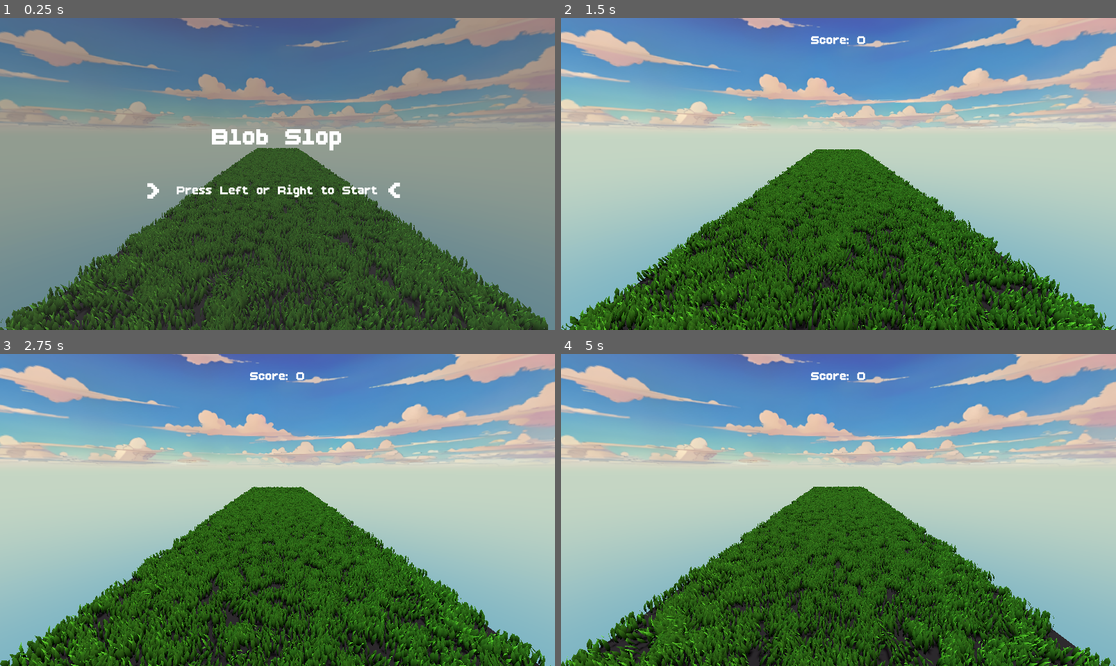
Above: before the commit, frames 1-4 (two rows, left to right).
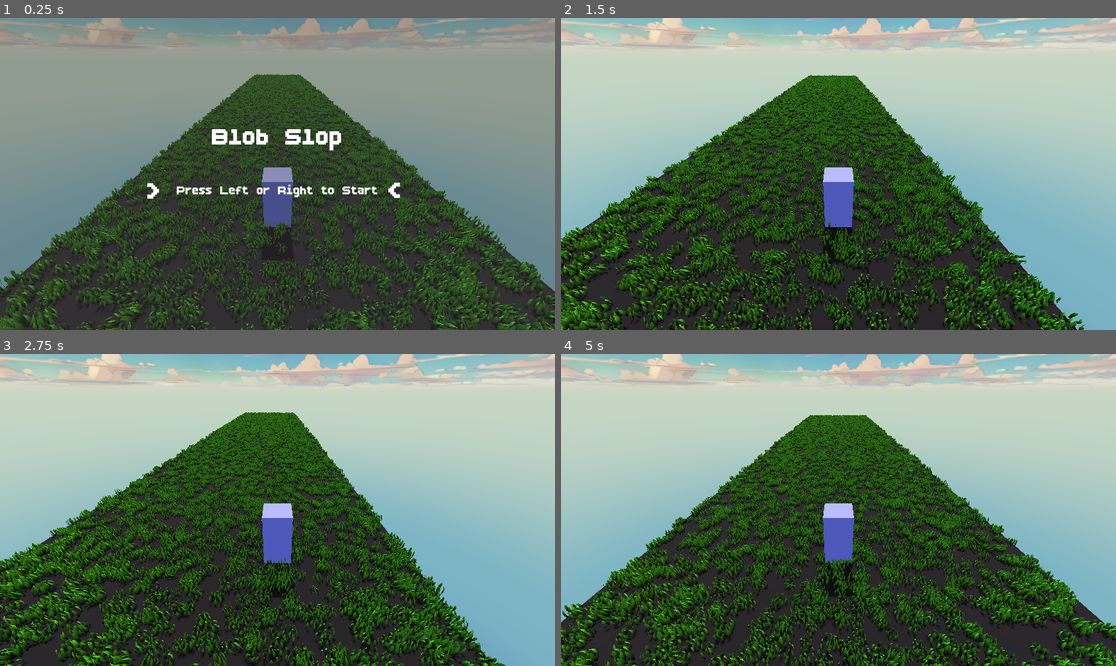
Above: after the commit, the same moments.

Repository: zidaneho/blob-slop
Game: Godot game, scene res://scenes/main.tscn
Two runs of this game, one before a commit and one after it. Both use one fixed random seed, a clock stepped at 60 frames per second and the inputs below.
Inputs:
- Up to frame 1 (0.25 s): no input
- Up to frame 2 (1.5 s): hold Right (right) 0.53-1.28 s; hold Left (left) from 1.28 s (still down)
- Up to frame 3 (2.75 s): release Left (left) at 2.03 s; hold Right (right) from 2.03 s (still down)
- Up to frame 4 (5 s): release Right (right) at 3.53 s; hold Left (left) from 3.53 s (still down)

The runs differ from the first frame. In frame 1, 63% of the frame differs, in the area x 0-100%, y 0-100%; in frame 2, 86%; in frame 3, 86%; in frame 4, 88%.

Commit message:
added gates, player, units

Diff:
--- /dev/null
+++ b/components/blobs/Unit.gd
@@ -0,0 +1,74 @@
+class_name Unit extends Node3D
+
+# --- VISUAL SETTINGS ---
+@export var smoothing_speed: float = 10.0
+@export var attack_cooldown: float = 0.5
+
+# --- STATE (Managed by Player) ---
+var target_position: Vector3 = Vector3.ZERO
+var target_enemy: Node3D = null
+var can_shoot: bool = true
+
+# --- COMPONENTS ---
+@onready var model = $MeshInstance3D # Assuming you have a mesh child
+# @onready var gun_tip = $GunTip # Optional: spawn point for bullets
+
+func _ready():
+	# Detach from parent visually to allow smooth movement in world space
+	set_as_top_level(true)
+	# Start at the player's position to avoid "flying in" from (0,0,0)
+	global_position = get_parent().global_position
+
+func _process(delta):
+	# 1. MOVEMENT (Visual Interpolation)
+	# The unit blindly slides towards where the Player tells it to be.
+	# This is much cheaper than pathfinding or rigid body physics for every unit.
+	global_position = global_position.lerp(target_position, delta * smoothing_speed)
+
+	# 2. ROTATION
+	# Look at the enemy if we have one, otherwise look forward
+	if is_instance_valid(target_enemy):
+		look_at_target(target_enemy.global_position, delta)
+	else:
+		# Optional: Look in movement direction
+		var move_dir = target_position - global_position
+		if move_dir.length() > 0.1:
+			look_at_target(global_position + move_dir, delta)
+
+func look_at_target(target_pos: Vector3, delta: float):
+	# Smooth look_at to prevent jitter
+	var look_pos = Vector3(target_pos.x, global_position.y, target_pos.z)
+	var current_transform = global_transform
+	var target_transform = current_transform.looking_at(look_pos, Vector3.UP)
+	global_transform = current_transform.interpolate_with(target_transform, delta * 10.0)
+
+# --- COMMANDS (Called by Player) ---
+
+func set_formation_target(pos: Vector3):
+	target_position = pos
+
+func assign_target(enemy: Node3D):
+	target_enemy = enemy
+
+func trigger_attack():
+	if not can_shoot: return
+
+	# VISUAL ONLY: Play animation, squash/stretch, or spawn particle
+	_play_shoot_visuals()
+
+	# Reset Cooldown
+	can_shoot = false
+	await get_tree().create_timer(attack_cooldown).timeout
+	can_shoot = true
+
+func _play_shoot_visuals():
+	# Example: Simple "Squash" animation to show firing
+	var tween = create_tween()
+	tween.tween_property(model, "scale", Vector3(1.2, 0.8, 1.2), 0.1)
+	tween.tween_property(model, "scale", Vector3(1.0, 1.0, 1.0), 0.1)
+
+	# TODO: Spawn projectile scene here if needed
+	# var bullet = bullet_scene.instantiate()
+	# get_tree().root.add_child(bullet)
+	# bullet.global_position = global_position
+	pass
--- a/components/blobs/blob1.tscn
+++ /dev/null
@@ -1,3 +0,0 @@
-[gd_scene format=3 uid="uid://qgm2mn130xfh"]
-
-[node name="Blob" type="Node3D"]
--- /dev/null
+++ b/components/blobs/player_blob.tscn
@@ -0,0 +1,16 @@
+[gd_scene load_steps=4 format=3 uid="uid://qgm2mn130xfh"]
+
+[ext_resource type="Script" uid="uid://cee33v7jivuhk" path="res://components/blobs/Unit.gd" id="1_1emtq"]
+
+[sub_resource type="CapsuleMesh" id="CapsuleMesh_jcb2t"]
+
+[sub_resource type="StandardMaterial3D" id="StandardMaterial3D_dkkcj"]
+albedo_color = Color(0.56940794, 1, 1, 1)
+
+[node name="Blob" type="Node3D"]
+script = ExtResource("1_1emtq")
+
+[node name="MeshInstance3D" type="MeshInstance3D" parent="."]
+transform = Transform3D(1, 0, 0, 0, 1, 0, 0, 0, 1, 0, 1, 0)
+mesh = SubResource("CapsuleMesh_jcb2t")
+surface_material_override/0 = SubResource("StandardMaterial3D_dkkcj")
--- a/components/chunks/Chunk.tscn
+++ b/components/chunks/Chunk.tscn
@@ -30,7 +30,7 @@
 script = ExtResource("1_qgl1l")
 
 [node name="Ground" type="MeshInstance3D" parent="."]
-transform = Transform3D(10, 0, 0, 0, 1, 0, 0, 0, 10, 0, -0.5, 5)
+transform = Transform3D(15, 0, 0, 0, 1, 0, 0, 0, 15, 0, -0.5, 7.5)
 mesh = SubResource("BoxMesh_13bx1")
 surface_material_override/0 = SubResource("StandardMaterial3D_qgl1l")
 
--- a/components/chunks/chunk.gd
+++ b/components/chunks/chunk.gd
@@ -68,8 +68,11 @@
 	for i in range(count):
 		var t = Transform3D()
 
+		var x_range = GameConfig.HALF_WIDTH
+		var z_range = GameConfig.CHUNK_LENGTH
+
 		# Random Position (Adjust -10/10 to fit your chunk size)
-		t.origin = Vector3(rng.randf_range(-5, 5), 0, rng.randf_range(-10, 10))
+		t.origin = Vector3(rng.randf_range(-x_range, x_range), 0, rng.randf_range(0, z_range))
 
 		# Random Rotation (Y-axis)
 		t.basis = Basis(Vector3.UP, rng.randf_range(0, TAU))
--- /dev/null
+++ b/components/gates/gate.gd
@@ -0,0 +1,19 @@
+class_name Gate extends Node3D
+
+
+
+@export var operation : GameConfig.Operation
+@export var value : int
+
+
+
+
+
+
+
+
+func _on_area_3d_area_entered(area: Area3D) -> void:
+	if area.is_in_group("players"):
+		var player = area.get_parent() as Player
+		if player != null:
+			player.handle_operation(operation,value)
--- /dev/null
+++ b/components/gates/gate.tscn
@@ -0,0 +1,60 @@
+[gd_scene load_steps=8 format=3 uid="uid://cn2uiwdhkiugd"]
+
+[ext_resource type="Script" uid="uid://d3oaloxmfwfw3" path="res://components/gates/gate.gd" id="1_lv5wf"]
+
+[sub_resource type="BoxMesh" id="BoxMesh_6ogbq"]
+size = Vector3(0.1, 5, 0.1)
+
+[sub_resource type="PlaneMesh" id="PlaneMesh_hvryi"]
+lightmap_size_hint = Vector2i(27, 27)
+uv2_padding = 0.0
+size = Vector2(5, 5)
+center_offset = Vector3(0, 2.5, 0)
+orientation = 2
+
+[sub_resource type="Gradient" id="Gradient_rcxfg"]
+offsets = PackedFloat32Array(0, 0.8898305, 1)
+colors = PackedColorArray(0, 0, 0, 0, 0.89827347, 0.89827347, 0.89827347, 0.53000003, 1, 1, 1, 1)
+
+[sub_resource type="GradientTexture2D" id="GradientTexture2D_htsnb"]
+gradient = SubResource("Gradient_rcxfg")
+fill_to = Vector2(0, 1)
+
+[sub_resource type="StandardMaterial3D" id="StandardMaterial3D_5naas"]
+transparency = 1
+albedo_texture = SubResource("GradientTexture2D_htsnb")
+
+[sub_resource type="BoxShape3D" id="BoxShape3D_lv5wf"]
+size = Vector3(4.8, 5, 0.5)
+
+[node name="Gate" type="Node3D"]
+script = ExtResource("1_lv5wf")
+operation = null
+value = null
+
+[node name="Left" type="MeshInstance3D" parent="."]
+transform = Transform3D(1, 0, 0, 0, 1, 0, 0, 0, 1, -2.5, 2.5, 0)
+mesh = SubResource("BoxMesh_6ogbq")
+
+[node name="Right" type="MeshInstance3D" parent="."]
+transform = Transform3D(1, 0, 0, 0, 1, 0, 0, 0, 1, 2.5, 2.5, 0)
+mesh = SubResource("BoxMesh_6ogbq")
+
+[node name="Panel" type="MeshInstance3D" parent="."]
+mesh = SubResource("PlaneMesh_hvryi")
+surface_material_override/0 = SubResource("StandardMaterial3D_5naas")
+
+[node name="Label3D" type="Label3D" parent="."]
+transform = Transform3D(1, 0, 0, 0, 1, 0, 0, 0, 1, 0, 2.9155126, 0)
+text = "x2000"
+font_size = 300
+uppercase = true
+
+[node name="Area3D" type="Area3D" parent="."]
+
+[node name="CollisionShape3D" type="CollisionShape3D" parent="Area3D"]
+transform = Transform3D(1, 0, 0, 0, 1, 0, 0, 0, 1, 0, 2.5, 0)
+shape = SubResource("BoxShape3D_lv5wf")
+
+[connection signal="area_entered" from="Area3D" to="." method="_on_area_3d_area_entered"]
+[connection signal="body_entered" from="Area3D" to="." method="_on_area_3d_body_entered"]
--- /dev/null
+++ b/components/player/player.gd
@@ -0,0 +1,213 @@
+class_name Player extends Node3D
+
+# --- CONFIGURATION ---
+@export var movement_speed: float = 5
+@export var formation_radius: float = 3.0
+@export var attack_range: float = 15.0
+@export var unit_scene: PackedScene
+@onready var collision_area = $Area3D/CollisionShape3D
+
+# --- STATE ---
+var units: Array[Unit] = []
+var enemy_scan_timer: float = 0.0
+
+# Cache known enemies to avoid finding them every frame
+var nearby_enemies: Array[Node3D] = []
+var is_game_active : bool = false
+
+func _physics_process(delta):
+	if not is_game_active:
+		return
+	handle_movement(delta)
+
+	# OPTIMIZATION: Only scan for enemies 10 times a second, not 60
+	enemy_scan_timer += delta
+	if enemy_scan_timer > 0.1:
+		scan_for_enemies()
+		enemy_scan_timer = 0.0
+
+	update_unit_commands()
+	update_swarm_bounds()
+
+# --- MOVEMENT ---
+
+func handle_movement(delta):
+	var input_dir = Vector3.ZERO
+	if Input.is_action_pressed("left"): input_dir.x += 1
+	if Input.is_action_pressed("right"): input_dir.x -= 1
+	input_dir.z += 1
+
+
+	if input_dir != Vector3.ZERO:
+		input_dir = input_dir.normalized()
+		global_position += input_dir * movement_speed * delta
+	var limit = GameConfig.HALF_WIDTH
+	global_position.x = clamp(global_position.x, -limit, limit)
+# --- UNIT LOGIC ---
+
+func register_unit(unit: Node3D):
+	if unit is Unit and not units.has(unit):
+		units.append(unit)
+		# Assign a random offset so they don't stack on top of each other
+		unit.set_meta("formation_offset", Vector3(
+			randf_range(-formation_radius, formation_radius),
+			0,
+			randf_range(-formation_radius, formation_radius)
+		))
+
+func update_unit_commands():
+	# This loop handles BOTH movement and shooting orders
+	# We do it in one pass for performance
+
+	for unit in units:
+		# 1. CALCULATE BASE TARGET
+		var offset = unit.get_meta("formation_offset")
+		var desired_pos = global_position + offset
+
+		# 2. HANDLE WALL COLLISIONS (The "Smear" Effect)
+		var boundary = GameConfig.HALF_WIDTH
+
+		# Right Wall Check
+		if desired_pos.x > boundary:
+			var excess = desired_pos.x - boundary
+			desired_pos.x = boundary
+			# Push unit BACKWARD along the wall based on how far out they were
+			# (We use -excess so they trail behind slightly)
+			desired_pos.z += excess
+
+		# Left Wall Check
+		elif desired_pos.x < -boundary:
+			var excess = desired_pos.x - (-boundary) # This will be negative
+			desired_pos.x = -boundary
+			# excess is negative here, so -= adds to Z
+			desired_pos.z -= excess
+
+		# 3. SEND COMMAND
+		unit.set_formation_target(desired_pos)
+
+		# 2. COMBAT LOGIC
+		# Find the closest enemy from our cached list
+		var target = get_closest_enemy(unit.global_position)
+
+		if target:
+			unit.assign_target(target)
+			# Check distance (sqr_magnitude is faster than length)
+			if unit.global_position.distance_squared_to(target.global_position) < attack_range * attack_range:
+				unit.trigger_attack()
+		else:
+			unit.assign_target(null)
+
+func scan_for_enemies():
+	# Assuming you put enemies in a group named "enemies"
+	nearby_enemies.assign(get_tree().get_nodes_in_group("enemies"))
+
+	# Optional: Filter out far away enemies immediately to keep the list small
+	# This keeps 'get_closest_enemy' fast
+	nearby_enemies = nearby_enemies.filter(func(e):
+		return e.global_position.distance_squared_to(global_position) < (attack_range * 2.0) ** 2
+	)
+
+func get_closest_enemy(from_pos: Vector3) -> Node3D:
+	var closest: Node3D = null
+	var closest_dist = INF
+
+	for enemy in nearby_enemies:
+		if not is_instance_valid(enemy): continue
+
+		var dist = from_pos.distance_squared_to(enemy.global_position)
+		if dist < closest_dist:
+			closest_dist = dist
+			closest = enemy
+
+	return closest
+func start_running():
+	is_game_active = true
+	# Optional: Play a "Run" animation on all units instantly
+	for unit in units:
+		# if unit.has_method("play_run_anim"):
+		# 	unit.play_run_anim()
+		pass
+
+func handle_operation(operation: GameConfig.Operation, value: int):
+	var current_count = units.size()
+	var target_count = current_count
+
+	match operation:
+		GameConfig.Operation.ADD:
+			target_count = current_count + value
+
+		GameConfig.Operation.SUBTRACT:
+			target_count = current_count - value
+
+		GameConfig.Operation.MULTIPLY:
+			target_count = current_count * value
+
+		GameConfig.Operation.DIVIDE:
+			# Prevent division by zero
+			if value != 0:
+				target_count = current_count / value
+			else:
+				target_count = 1 # Fallback logic
+
+	# Ensure we don't go below zero (or 1 if you prefer game over on 0)
+	target_count = max(0, target_count)
+
+	# --- ADJUST SWARM SIZE ---
+	var diff = target_count - current_count
+
+	if diff > 0:
+		spawn_units(diff)
+	elif diff < 0:
+		remove_units(abs(diff))
+func update_swarm_bounds():
+	if units.is_empty():
+		return
+
+	# 1. Start a box at the Player's position
+	# We use AABB (Axis Aligned Bounding Box) class
+	var bounds = AABB(global_position, Vector3.ZERO)
+	# 2. Expand the box to include every unit
+	for unit in units:
+		bounds = bounds.expand(unit.global_position)
+
+	# 3. Apply to Collision Shape
+	# 'bounds.size' is the Width/Height/Depth
+	# 'bounds.get_center()' is the middle point
+
+	# Add a little padding (e.g. 1.0) so units aren't exactly on the edge
+	collision_area.shape.size = bounds.size + Vector3(1, 1, 1)
+
+	# Move the shape to the center of the swarm
+	collision_area.global_position = bounds.get_center()
+
+func spawn_units(amount: int):
+	# Safety check
+	if not unit_scene:
+		push_error("Unit Scene not assigned in Player!")
+		return
+
+	for i in range(amount):
+		var new_unit = unit_scene.instantiate()
+
+		# Add to the same parent as the player (The Main Scene)
+		# This keeps them independent in the scene tree
+		get_parent().add_child(new_unit)
+
+		# Start them at the player's position (with slight random offset)
+		new_unit.global_position = global_position + Vector3(
+			randf_range(-1, 1), 0, randf_range(-1, 1)
+		)
+
+		# Register them to the swarm
+		register_unit(new_unit)
+
+func remove_units(amount: int):
+	# Don't try to remove more than we have
+	amount = min(amount, units.size())
+
+	for i in range(amount):
+		# Remove from the end of the array (last one joined)
+		var unit_to_remove = units.pop_back()
+
+		if is_instance_valid(unit_to_remove):
+			unit_to_remove.queue_free()
--- /dev/null
+++ b/components/player/player.tscn
@@ -0,0 +1,32 @@
+[gd_scene load_steps=5 format=3 uid="uid://cbm8mrped3ppw"]
+
+[ext_resource type="Script" uid="uid://bxxajvgrnnmhr" path="res://components/player/player.gd" id="1_t3162"]
+
+[sub_resource type="StandardMaterial3D" id="StandardMaterial3D_f1v5o"]
+albedo_color = Color(0.4649247, 0.49995556, 1, 1)
+
+[sub_resource type="BoxMesh" id="BoxMesh_t3162"]
+material = SubResource("StandardMaterial3D_f1v5o")
+size = Vector3(1, 2, 1)
+
+[sub_resource type="BoxShape3D" id="BoxShape3D_t3162"]
+
+[node name="Player" type="Node3D"]
+script = ExtResource("1_t3162")
+
+[node name="MeshInstance3D" type="MeshInstance3D" parent="."]
+transform = Transform3D(1, 0, 0, 0, 1, 0, 0, 0, 1, 0, 1, 0)
+mesh = SubResource("BoxMesh_t3162")
+
+[node name="SpringArm3D" type="SpringArm3D" parent="."]
+transform = Transform3D(-1, -4.371139e-08, 7.5710346e-08, 0, 0.8660254, 0.5, -8.742278e-08, 0.5, -0.8660254, 0, 2, 0)
+collision_mask = 0
+spring_length = 7.0
+margin = 0.5
+
+[node name="Camera3D" type="Camera3D" parent="SpringArm3D"]
+
+[node name="Area3D" type="Area3D" parent="." groups=["players"]]
+
+[node name="CollisionShape3D" type="CollisionShape3D" parent="Area3D"]
+shape = SubResource("BoxShape3D_t3162")
--- /dev/null
+++ b/game/GameConfig.gd
@@ -0,0 +1,19 @@
+extends Node
+
+# --- MAP DIMENSIONS ---
+# How wide is the playable road? (e.g. Width 10 = -5 to +5)
+const ROAD_WIDTH: float = 15
+const HALF_WIDTH: float = ROAD_WIDTH / 2.0
+
+# How long is one chunk?
+const CHUNK_LENGTH: float = 15 # Updated to your new short length
+
+# --- GAMEPLAY ---
+const SWARM_SPREAD: float = 3.0 # How far units spread out
+
+enum Operation {
+	ADD,
+	MULTIPLY,
+	SUBTRACT,
+	DIVIDE
+}
--- a/game/managers/ProceduralMapGenerator.gd
+++ b/game/managers/ProceduralMapGenerator.gd
@@ -1,12 +1,10 @@
 extends Node3D
 
 @export var chunk_scene: PackedScene  # Drag Chunk.tscn here
-@export var player: Node3D            # Assign your player node
 @export var world_env: WorldEnvironment # Assign WorldEnvironment node
 @export var biomes: Array[BiomeData]  # Drag Forest.tres, Desert.tres here
 
 # Config
-var chunk_length = 10
 var pool_size = 5
 var active_chunks: Array[Node3D] = []
 
@@ -16,6 +14,7 @@
 var biome_switch_threshold = 50 # Switch every 50 chunks (1000m)
 
 func _ready():
+	var chunk_length = GameConfig.CHUNK_LENGTH
 	# Initialize the pool
 	for i in range(pool_size):
 		var chunk = chunk_scene.instantiate()
@@ -29,10 +28,10 @@
 	# Set initial environment
 	apply_environment_instant(biomes[current_biome_index])
 
-func _process(delta):
+func update_chunk(player : Node3D):
 	# Check if the chunk behind the player is too far back
 	var back_chunk = active_chunks[0]
-	if player.global_position.z > back_chunk.global_position.z + (chunk_length):
+	if player.global_position.z > back_chunk.global_position.z + (GameConfig.CHUNK_LENGTH * 2):
 		recycle_chunk()
 
 func recycle_chunk():
@@ -40,7 +39,7 @@
 	var front_chunk = active_chunks.back()
 
 	# Move chunk to the front
-	chunk.position.z = front_chunk.position.z + chunk_length
+	chunk.position.z = front_chunk.position.z + GameConfig.CHUNK_LENGTH
 
 	chunk.position.y = -10.0
 
--- a/game/managers/main.gd
+++ b/game/managers/main.gd
@@ -1,26 +1,58 @@
 extends Node3D
+
+enum GameState {
+	INACTIVE,
+	ACTIVE,
+	GAME_OVER
+}
+
+@onready var start_screen : Control = $Canvas/StartScreen
+@onready var score_label : Label = $Canvas/ScoreContainer/HBoxContainer/ScoreLabel
+@onready var game_over_screen = $Canvas/GameOverScreen
+@onready var player_scene = preload("res://components/player/player.tscn")
+@onready var unit_scene = preload("res://components/blobs/player_blob.tscn")
+@onready var map_gen = $MapGen
+@export var start_position : Vector3 = Vector3(0,1,1)
 
 
 
-@onready var camera : Camera3D = $Camera3D
-@onready var start_screen : Control = $Canvas/StartScreen
-@onready var score_label : Label = $Canvas/ScoreContainer/Label
-
-@export var camera_speed : float = 5
-
+var game_state : GameState = GameState.INACTIVE
 var is_game_active : bool = false
+var player_instance : Node3D
 
 func _ready() -> void:
+	start_screen.visible = true
 	score_label.visible = false
+	game_over_screen.visible = false
+	spawn_entities()
 
-func _process(delta: float) -> void:
-	if not is_game_active:
+func _process(_delta: float) -> void:
+	if game_state != GameState.ACTIVE:
 		return
-	camera.position.z += camera_speed * delta
+	map_gen.update_chunk(player_instance)
+func start_game():
+	if player_instance is Player:
+		(player_instance as Player).start_running()
+
+func game_over():
+	game_state = GameState.GAME_OVER
+	game_over_screen.visible = true
 
 func _input(event: InputEvent) -> void:
-	if event.is_action_pressed("left") or event.is_action_pressed("right"):
-		is_game_active = true
+	if game_state == GameState.INACTIVE and (event.is_action_pressed("left") or event.is_action_pressed("right")):
+		game_state = GameState.ACTIVE
 		start_screen.visible = false;
 		score_label.visible = true;
 		score_label.text = "Score: 0"
+		start_game()
+	elif game_state == GameState.GAME_OVER and (event.is_action_pressed("left") or event.is_action_pressed("right")):
+		game_state = GameState.INACTIVE
+		start_screen.visible = true
+		game_over_screen.visible = false
+
+func spawn_entities():
+	# --- STEP A: SPAWN PLAYER ---
+	player_instance = player_scene.instantiate()
+	if player_instance != null:
+		add_child(player_instance)
+		player_instance.global_position = start_position
--- a/project.godot
+++ b/project.godot
@@ -14,6 +14,15 @@
 run/main_scene="uid://dewpu7on3b3gh"
 config/features=PackedStringArray("4.5", "Forward Plus")
 config/icon="res://icon.svg"
+
+[autoload]
+
+GameConfig="*res://game/GameConfig.gd"
+
+[global_group]
+
+enemies=""
+players=""
 
 [gui]
 
--- a/scenes/main.tscn
+++ b/scenes/main.tscn
@@ -27,7 +27,7 @@
 
 [node name="Main" type="Node3D"]
 script = ExtResource("1_tefeu")
-camera_speed = 4.0
+start_position = Vector3(0, 0, 5)
 
 [node name="Canvas" type="CanvasLayer" parent="."]
 
@@ -120,7 +120,105 @@
 horizontal_alignment = 1
 vertical_alignment = 1
 
+[node name="GameOverScreen" type="ColorRect" parent="Canvas"]
+visible = false
+anchors_preset = 15
+anchor_right = 1.0
+anchor_bottom = 1.0
+grow_horizontal = 2
+grow_vertical = 2
+color = Color(0.24313726, 0.24313726, 0.24313726, 0.38039216)
+
+[node name="MarginContainer" type="MarginContainer" parent="Canvas/GameOverScreen"]
+layout_mode = 1
+anchors_preset = 15
+anchor_right = 1.0
+anchor_bottom = 1.0
+grow_horizontal = 2
+grow_vertical = 2
+theme_override_constants/margin_left = 50
+theme_override_constants/margin_top = 50
+theme_override_constants/margin_right = 50
+theme_override_constants/margin_bottom = 50
+
+[node name="VBoxContainer" type="VBoxContainer" parent="Canvas/GameOverScreen/MarginContainer"]
+layout_mode = 2
+theme_override_constants/separation = 16
+alignment = 1
+
+[node name="Title" type="Label" parent="Canvas/GameOverScreen/MarginContainer/VBoxContainer"]
+layout_mode = 2
+theme_override_font_sizes/font_size = 64
+text = "You Lose!"
+horizontal_alignment = 1
+vertical_alignment = 1
+
+[node name="Score" type="Label" parent="Canvas/GameOverScreen/MarginContainer/VBoxContainer"]
+layout_mode = 2
+theme_override_font_sizes/font_size = 32
+text = "Final Score: 2567834535345"
+horizontal_alignment = 1
+
+[node name="Control" type="Control" parent="Canvas/GameOverScreen/MarginContainer/VBoxContainer"]
+custom_minimum_size = Vector2(100, 50)
+layout_mode = 2
+
+[node name="Left" type="Label" parent="Canvas/GameOverScreen/MarginContainer/VBoxContainer/Control"]
+layout_mode = 1
+anchors_preset = 8
+anchor_left = 0.5
+anchor_top = 0.5
+anchor_right = 0.5
+anchor_bottom = 0.5
+offset_left = -326.0
+offset_top = -43.0
+offset_right = -286.0
+offset_bottom = 45.0
+grow_horizontal = 2
+grow_vertical = 2
+theme_override_font_sizes/font_size = 64
+text = ">"
+horizontal_alignment = 1
+vertical_alignment = 1
+
+[node name="Desc" type="Label" parent="Canvas/GameOverScreen/MarginContainer/VBoxContainer/Control"]
+layout_mode = 1
+anchors_preset = 8
+anchor_left = 0.5
+anchor_top = 0.5
+anchor_right = 0.5
+anchor_bottom = 0.5
+offset_left = -101.5
+offset_top = -11.5
+offset_right = 101.5
+offset_bottom = 11.5
+grow_horizontal = 2
+grow_vertical = 2
+theme_override_font_sizes/font_size = 32
+text = "Press Left or Right to Try Again"
+horizontal_alignment = 1
+vertical_alignment = 1
+
+[node name="Right" type="Label" parent="Canvas/GameOverScreen/MarginContainer/VBoxContainer/Control"]
+layout_mode = 1
+anchors_preset = 8
+anchor_left = 0.5
+anchor_top = 0.5
+anchor_right = 0.5
+anchor_bottom = 0.5
+offset_left = 274.0
+offset_top = -44.0
+offset_right = 314.0
+offset_bottom = 44.0
+grow_horizontal = 2
+grow_vertical = 2
+theme_override_font_sizes/font_size = 64
+text = "<"
+horizontal_alignment = 1
+vertical_alignment = 1
+
 [node name="ScoreContainer" type="MarginContainer" parent="Canvas"]
+visible = false
 anchors_preset = 10
 anchor_right = 1.0
 offset_bottom = 16.0
@@ -129,24 +227,33 @@
 size_flags_vertical = 4
 theme_override_constants/margin_top = 30
 
-[node name="Label" type="Label" parent="Canvas/ScoreContainer"]
+[node name="HBoxContainer" type="HBoxContainer" parent="Canvas/ScoreContainer"]
+layout_mode = 2
+theme_override_constants/separation = 16
+alignment = 1
+
+[node name="ScoreLabel" type="Label" parent="Canvas/ScoreContainer/HBoxContainer"]
 layout_mode = 2
 size_flags_horizontal = 4
 theme_override_font_sizes/font_size = 32
-text = "Score: "
+text = "Score: 252523"
+horizontal_alignment = 1
+vertical_alignment = 1
+
+[node name="HighScoreLabel" type="Label" parent="Canvas/ScoreContainer/HBoxContainer"]
+layout_mode = 2
+size_flags_horizontal = 4
+theme_override_font_sizes/font_size = 32
+text = "High Score: 235235"
 horizontal_alignment = 1
 vertical_alignment = 1
 
 [node name="WorldEnvironment" type="WorldEnvironment" parent="."]
 environment = SubResource("Environment_72qrf")
 
-[node name="Camera3D" type="Camera3D" parent="."]
-transform = Transform3D(-1, 0, -8.742278e-08, -1.6862245e-08, 0.98122203, 0.19288161, 8.578115e-08, 0.19288161, -0.98122203, 0, 3.65168, -0.3333373)
-
-[node name="MapGen" type="Node3D" parent="." node_paths=PackedStringArray("player", "world_env")]
+[node name="MapGen" type="Node3D" parent="." node_paths=PackedStringArray("world_env")]
 script = ExtResource("3_tipki")
 chunk_scene = ExtResource("4_85g3d")
-player = NodePath("../Camera3D")
 world_env = NodePath("../WorldEnvironment")
 biomes = Array[ExtResource("5_choun")]([ExtResource("6_ya4ey")])
 
Not shown, added: components/blobs/Unit.gd.uid
Not shown, added: components/gates/gate.gd.uid
Not shown, added: components/player/player.gd.uid
Not shown, added: game/GameConfig.gd.uid
